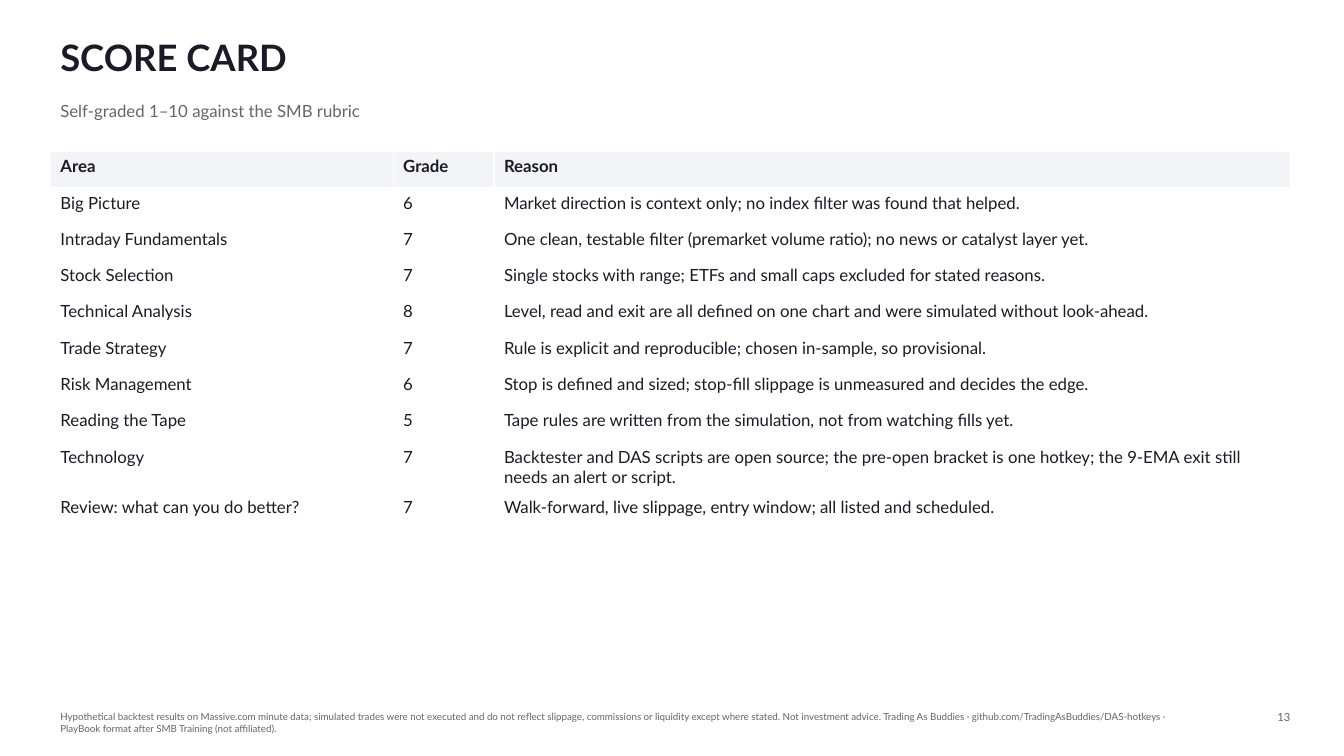
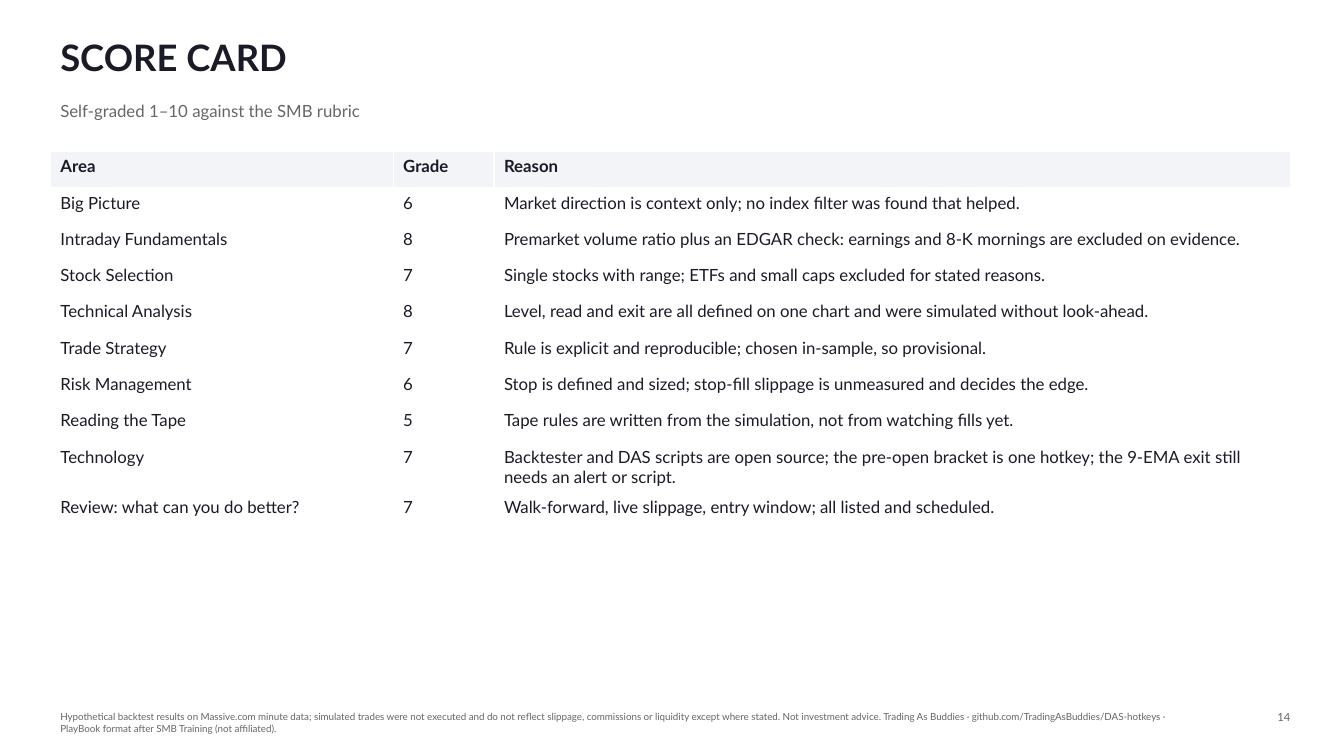
Before and after one commit to TradingAsBuddies/DAS-hotkeys, a slide deck: slide 14 of docs/playbook/PlayBook-34SMA-Premarket-Trend.pptx (slide 13 before the commit). Drawn at 1344x756 pixels with LibreOffice and Linux fonts; fonts in the diff are those of the drawing. Boxes give left, top, right and bottom in pixels: in the first picture for what was removed or moved away, otherwise in the second. Text is boxed around its words. In the diff, an @@ line names an element or a change of style, - is before the commit and + after.

```diff
--- a/docs/playbook/PlayBook-34SMA-Premarket-Trend.pptx
+++ b/docs/playbook/PlayBook-34SMA-Premarket-Trend.pptx
@@ table at [50, 151, 1291, 520] @@
-row 3, column 2: 7
+row 3, column 2: 8
-row 3, column 3: One clean, testable filter (premarket volume ratio); no news or catalyst layer yet.
+row 3, column 3: Premarket volume ratio plus an EDGAR check: earnings and 8-K mornings are excluded on evidence.
@@ text at [1277, 713, 1290, 721]: text changed @@
-13
+14
```
Also in this commit, not shown: 8 other slides changed, 1 slide added, 12 other files.
